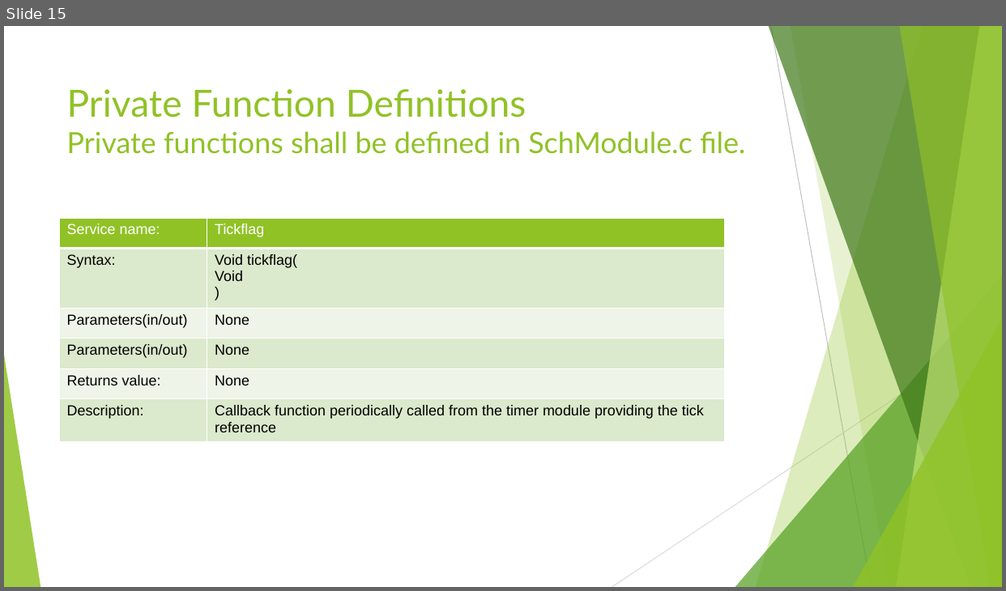
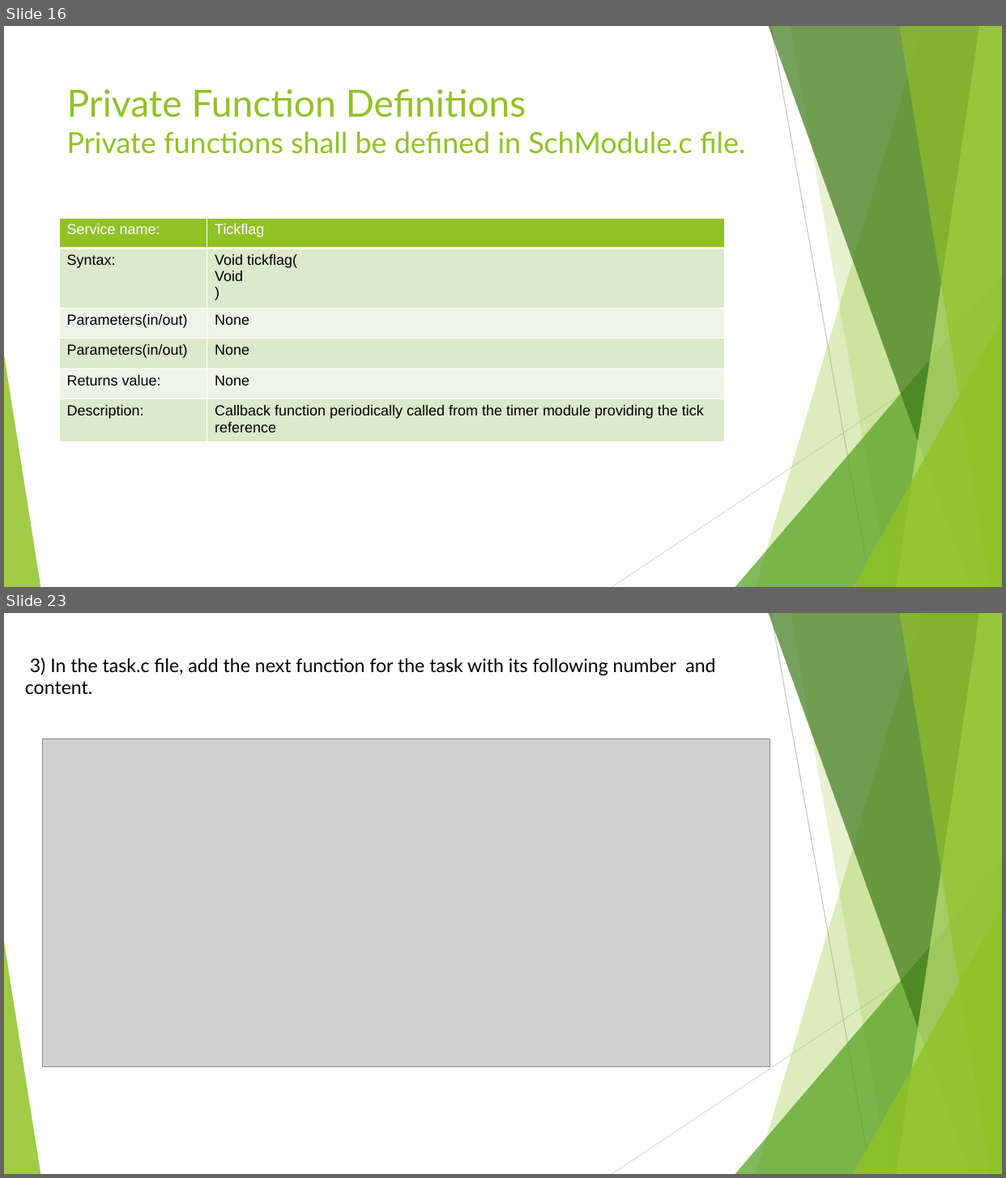
Before and after one commit to DavidDiaz0099/scheduler, a slide deck: Scheduler Module.pptx. Shown one above the other, each under a label of ours: slide 15 before the commit, slides 16 and 23 after it; the slides between them are not shown. The pictures are 1006x591 and 1006x1178 pixels, drawn with LibreOffice and Linux fonts; fonts in the diff are those of the drawing; grey boxes stand for pictures. Boxes give left, top, right and bottom in pixels: in the first picture for what was removed or moved away, otherwise in the second. Text is boxed around its words. In the diff, an @@ line names an element or a change of style, - is before the commit and + after.

```diff
--- a/Scheduler Module.pptx
+++ b/Scheduler Module.pptx
@@ slide 23 added at box(4, 613, 1002, 1174), background #FFFFFF; not listed: 10 template elements that a slide beside it also shows @@
@@ text added at box(25, 658, 715, 694), 18 pt, text #000000 @@
+3) In the task.c file, add the next function for the task with its following number and content.
@@ picture added at box(43, 739, 769, 1067) @@
@@ what was slide 15 is now slide 16 @@
```
Also in this commit, not shown: 6 slides changed, 6 other slides added, 1 other file.
